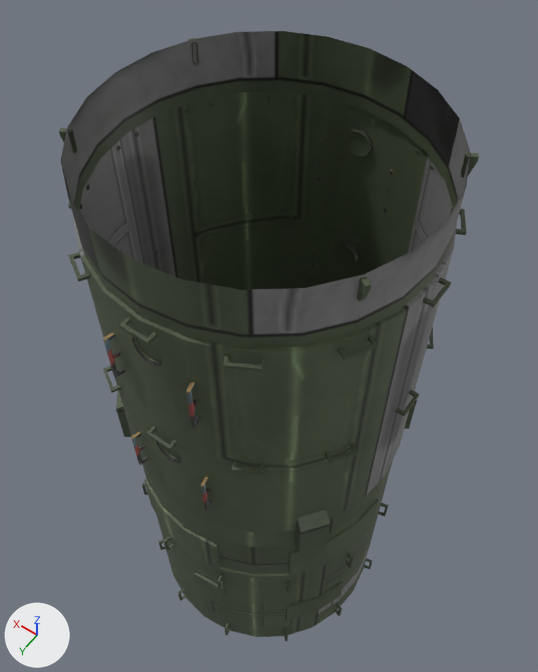
Renders of the FBX model mye/crew_hab.fbx from each side of a commit.
Camera for both pictures: a camera (50 mm lens) standing at (-2.23, 3.09, 5.89) and looking at (0.39, -0.59, 0.12). Lighting does not change. The marker at lower left points along +X, +Y and +Z. Where no turn or scale is listed for an object, it has been applied to the vertices.
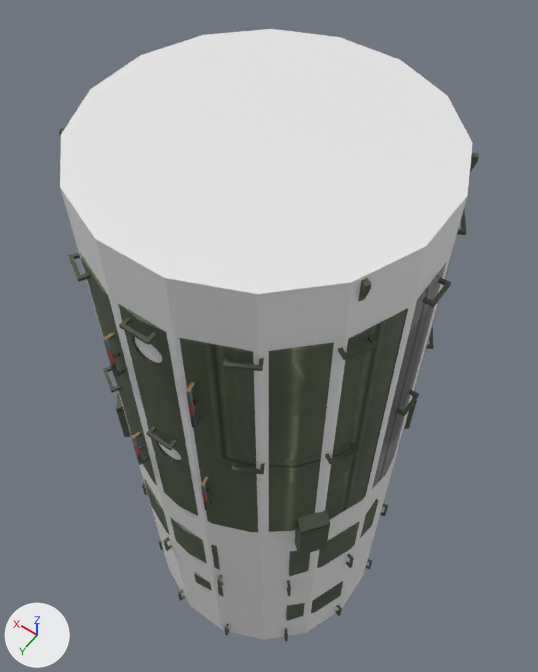
Where the change shows, as pixel boxes (x1, y1, x2, y2) in the pictures (538 x 672 px):
'c_1', added: after (60, 29, 473, 640)
part 1 of me_mesh, deleted: before (335, 245, 355, 265)
part 2 of me_mesh, deleted: before (346, 131, 370, 157)
part 3 of me_mesh, deleted: before (162, 445, 181, 459)
part 4 of me_mesh, deleted: before (136, 338, 162, 362)

The change, as a list of edits to the scene's bpy script:
```text
Change me_mesh:
    used by ob_mesh; location = (0.0, 0.0, 0.0)
    remove me_mesh.from_pydata(...)  # 2800 vertices, 2546 faces; spans x -1.34..1.34, y -1.34..1.34, z -3.88..3.0
    add me_mesh.from_pydata(...)  # 2668 vertices, 2354 faces; spans x -1.34..1.34, y -1.34..1.34, z -3.88..3.0
    me_mesh part 1
    33 vertices are removed from x -0.08..0.08, y -1.25..-1.24, z 0.86..1.01
    48 faces are deleted
    me_mesh part 2
    33 vertices are removed from x -0.08..0.08, y -1.25..-1.24, z 2.11..2.26
    48 faces are deleted
    me_mesh part 3
    33 vertices are removed from x -0.08..0.08, y 1.24..1.25, z 0.86..1.01
    48 faces are deleted
    me_mesh part 4
    33 vertices are removed from x -0.08..0.08, y 1.24..1.25, z 2.11..2.26
    48 faces are deleted
Add me_cylinder:
    me_cylinder.from_pydata(...)  # a 16-sided cylinder along z spanning x -1.25..1.25, y -1.25..1.25, z -3.0..3.0
Add ob_c_1:
    ob_c_1 = bpy.data.objects.new('c_1', me_cylinder)
    ob_c_1.location = (0.0, 0.0, 0.0)
```
